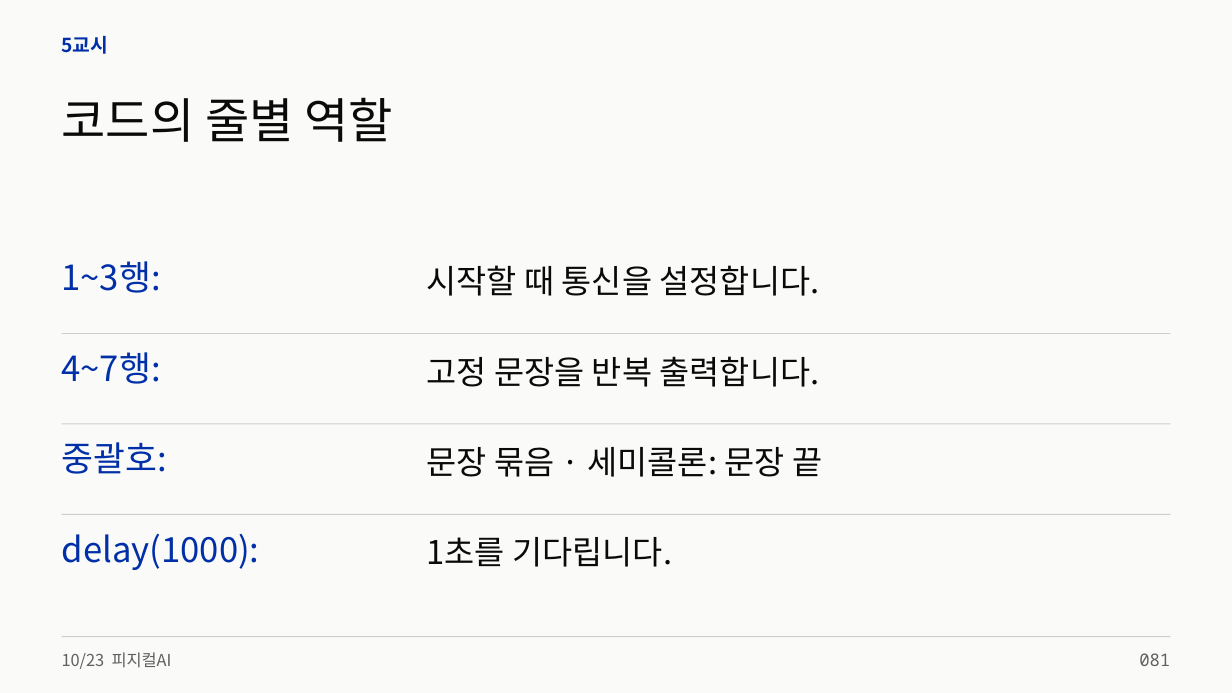
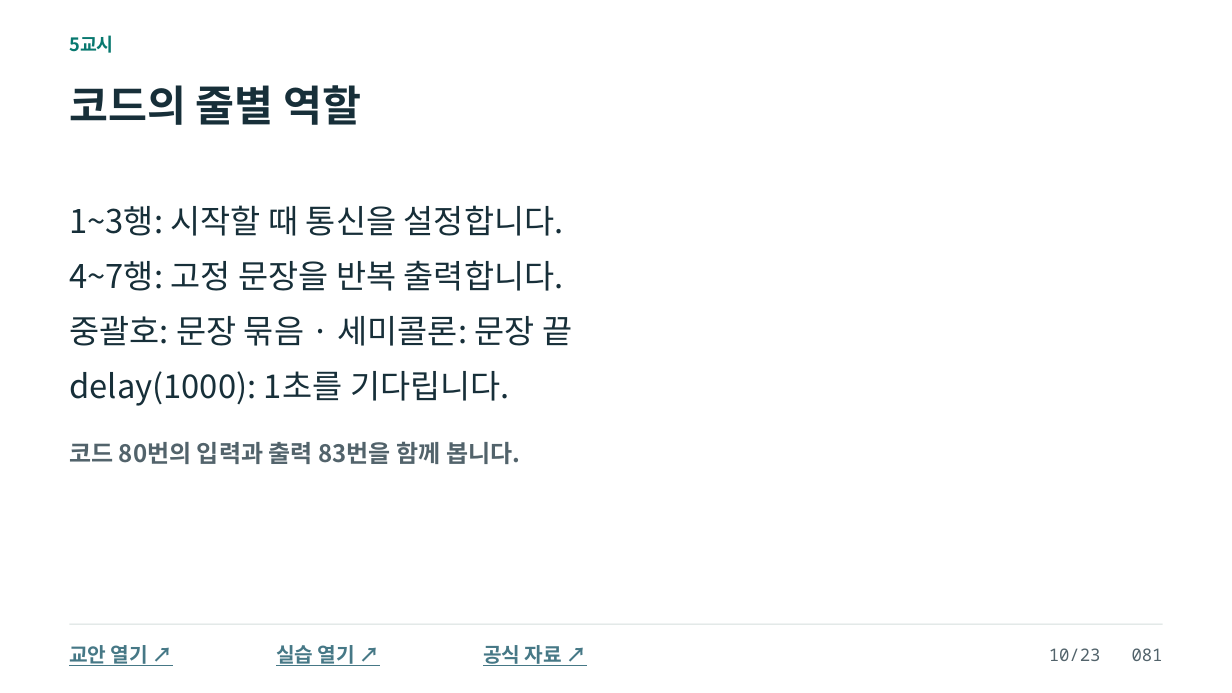
Before and after one commit to zeusk302-png/kdigital-physical-ai, a slide deck: slide 81 of downloads/2026-10-23/readable-slides.pptx. Drawn at 1232x693 pixels with LibreOffice and Linux fonts; fonts in the diff are those of the drawing. Boxes give left, top, right and bottom in pixels: in the first picture for what was removed or moved away, otherwise in the second. Text is boxed around its words. In the diff, an @@ line names an element or a change of style, - is before the commit and + after.

```diff
--- a/downloads/2026-10-23/readable-slides.pptx
+++ b/downloads/2026-10-23/readable-slides.pptx
@@ background #FAFAF8 to #FFFFFF @@
@@ text "5교시": place and size @@
-text "5교시" at <box>62,36,109,54</box>
+text "5교시" at <box>69,35,114,53</box>
@@ text "5교시" at <box>69,35,114,53</box>: size 15 to 14.2 pt, text colour #002FA7 to #08786F @@
@@ text "코드의 줄별 역할": place and size @@
-text "코드의 줄별 역할" at <box>62,97,393,142</box>
+text "코드의 줄별 역할" at <box>69,85,361,125</box>
@@ text "코드의 줄별 역할" at <box>69,85,361,125</box>: size 37.5 to 33 pt, text colour #0A0A0A to #172F39, bold on @@
@@ text at <box>69,205,564,236</box>: text changed; size 27 to 25.5 pt; text colour #002FA7 to #172F39 @@
-1~3행:
+1~3행: 시작할 때 통신을 설정합니다.
@@ text at <box>69,260,564,291</box>: text changed; text colour #0A0A0A to #172F39 @@
-시작할 때 통신을 설정합니다.
+4~7행: 고정 문장을 반복 출력합니다.
@@ text at <box>69,316,572,346</box>: text changed; text colour #0A0A0A to #172F39 @@
-문장 묶음 · 세미콜론: 문장 끝
+중괄호: 문장 묶음 · 세미콜론: 문장 끝
@@ rectangle removed at <box>62,333,1171,334</box> @@
@@ text removed at <box>62,352,161,384</box> @@
-4~7행:
@@ text at <box>69,371,510,406</box>: text changed; text colour #0A0A0A to #172F39 @@
-1초를 기다립니다.
+delay(1000): 1초를 기다립니다.
@@ text removed at <box>62,442,167,474</box> @@
-중괄호:
@@ text at <box>69,441,520,464</box>: text changed; size 25.5 to 18.8 pt; text colour #0A0A0A to #52636B; bold on @@
-고정 문장을 반복 출력합니다.
+코드 80번의 입력과 출력 83번을 함께 봅니다.
@@ rectangle removed at <box>62,514,1171,515</box> @@
@@ text removed at <box>62,533,260,570</box> @@
-delay(1000):
@@ rectangle: place and size @@
-rectangle at <box>62,423,1171,424</box>
+rectangle at <box>69,624,1163,625</box>
@@ rectangle at <box>69,624,1163,625</box>: fill #CECEC9 to #D5DEDD @@
@@ rectangle removed at <box>62,637,1171,638</box> @@
@@ text removed at <box>62,652,172,669</box> @@
-10/23 피지컬AI
@@ text added at <box>69,645,148,666</box>, 15.8 pt, text #467886, bold, underline @@
+교안 열기 ↗
@@ text added at <box>276,645,355,666</box>, 15.8 pt, text #467886, bold, underline @@
+실습 열기 ↗
@@ text added at <box>483,645,562,666</box>, 15.8 pt, text #467886, bold, underline @@
+공식 자료 ↗
@@ text at <box>1049,648,1163,661</box>: text changed; text colour #606060 to #52636B @@
-081
+10/23 081
```
Also in this commit, not shown: 101 other slides changed, 6 slides added, 4 slides removed, 11 other files.
